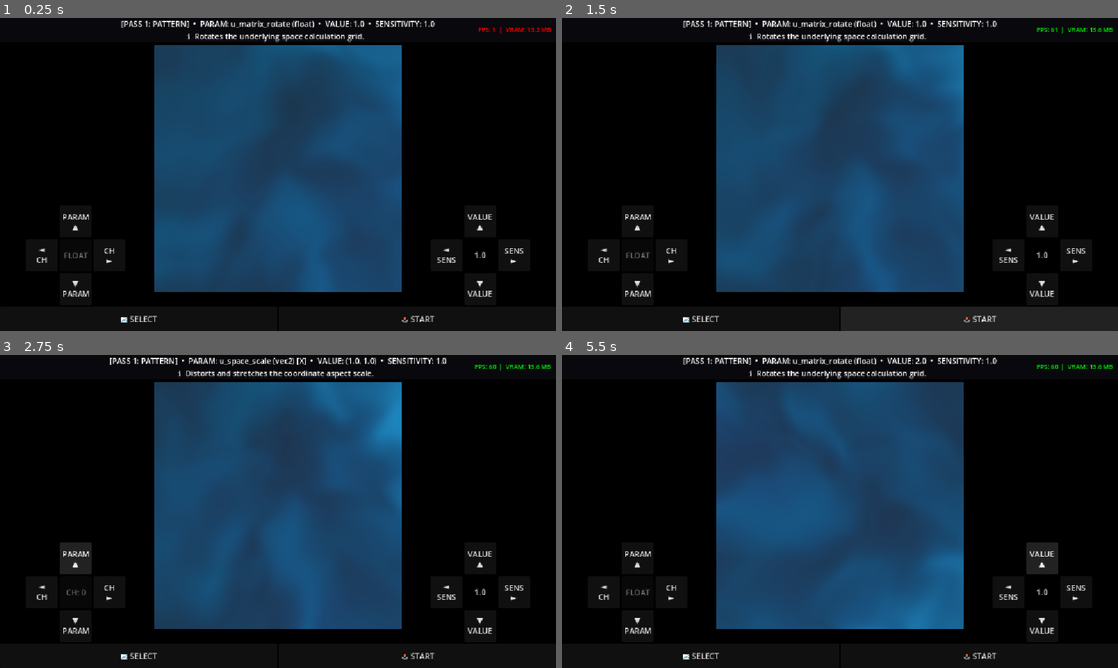
Above: before the commit, frames 1-4 (two rows, left to right).
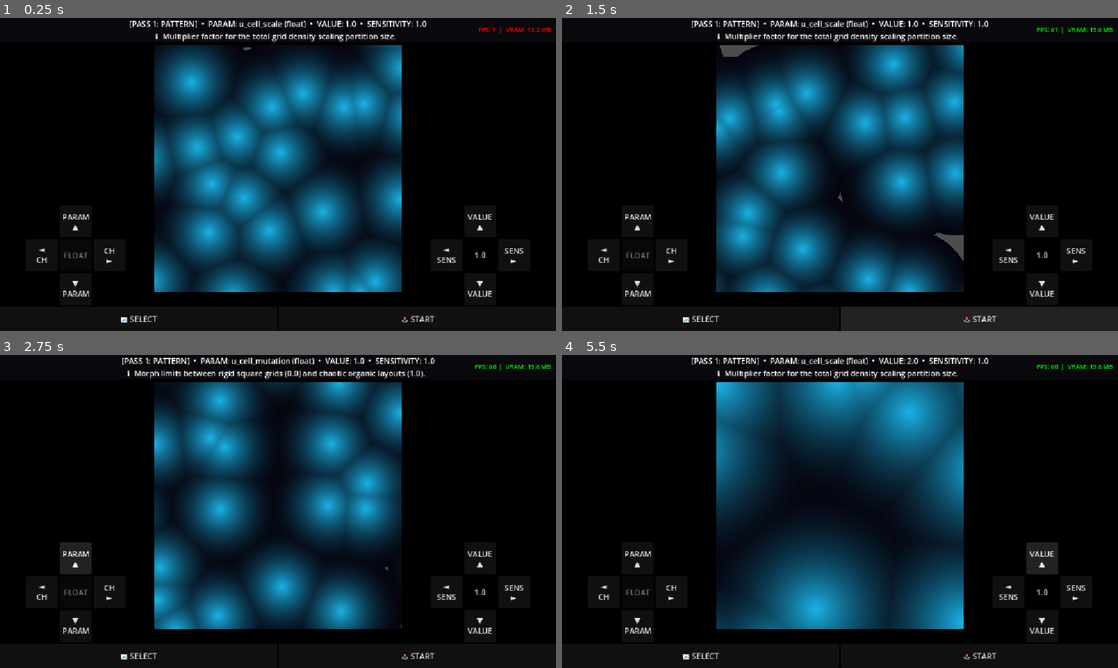
Above: after the commit, the same moments.

Repository: ocybin-solo/TATOOL
Game: Godot game, scene res://main.tscn
Same seed, same stepped clock (60 frames per second), same inputs: the game is played once before the commit and once after it.
Inputs:
- Up to frame 1 (0.25 s): no input
- Up to frame 2 (1.5 s): click "🕹️ START" at 0.5 s; click "🕹️ START" at 1.25 s
- Up to frame 3 (2.75 s): click "PARAM ▲" at 2 s
- Up to frame 4 (5.5 s): click "◄ CH" at 2.75 s; click "CH ►" at 3.5 s; click "▼ PARAM" at 4.25 s; click "VALUE ▲" at 5 s

The runs differ from the first frame. In frame 1, 26% of the frame differs, in the area x 21-79%, y 0-88%; in frame 2, 27%; in frame 3, 29%; in frame 4, 29%.

Commit message:
about try a big patch
working state but noticed some things - need color for viewport background, need way to switch through the pattern shaders in the menu, and we need a way to reset parameters to default - attempting this now..

Diff:
--- a/MainManager.gd
+++ b/MainManager.gd
@@ -581,73 +581,80 @@
 
 	control_panel.update_status_readout()
 
+
 func load_default_test_shaders() -> void:
 	# =========================================================================
-	# PASS 1: INIGO QUILEZ DOMAIN WARPING (GENERATIVE MATH)
+	# PASS 1: CELLULAR VORONOI MATRIX GENERATOR (GENERATIVE MATH)
 	# =========================================================================
 	var p1_src = """
 	shader_type canvas_item;
 	uniform float u_time;
 
-	// CAT: Matrix Adjustments
-	// DESC: Rotates the underlying space calculation grid.
-	uniform float u_matrix_rotate = 0.0;
-
-	// DESC: Distorts and stretches the coordinate aspect scale.
-	uniform vec2 u_space_scale = vec2(1.0, 1.0);
-
-	// CAT: Warping Calculations
-	// DESC: Dictates how hard the internal noise loops twist into each other.
-	uniform float u_warp_twist = 0.5;
-	uniform float u_warp_strength = 1.1;
-	uniform float u_noise_detail = 4.0;
-	uniform float u_noise_detail_limit = 5.0;
-	uniform float u_flow_speed = 0.4;
+	// CAT: Cellular Structure
+	// DESC: Multiplier factor for the total grid density scaling partition size.
+	uniform float u_cell_scale = 4.0;
+
+	// DESC: Morph limits between rigid square grids (0.0) and chaotic organic layouts (1.0).
+	uniform float u_cell_mutation = 1.0;
+
+	// CAT: Organic Fluidity
+	// DESC: Radial orbit tracking velocity multiplier for individual inner nuclei points.
+	uniform float u_nuclei_speed = 0.8;
+
+	// CAT: Edge Cosmetics
+	// DESC: Sharpness contrast filter applied to the border gradient fields.
+	uniform float u_border_sharpness = 2.0;
 
 	// CAT: Aesthetics & Tinting
-	// DESC: Sets primary tint vector values.
+	// DESC: Main coloring vector array layer target tint.
 	uniform vec4 u_pattern_color : source_color = vec4(0.1, 0.7, 0.9, 1.0);
 
-	float hash2d(vec2 p) { return fract(sin(dot(p, vec2(127.1, 311.7))) * 43758.5453123); }
-	float value_noise(vec2 p) {
-		vec2 i = floor(p); vec2 f = fract(p);
-		vec2 u = f * f * (3.0 - 2.0 * f);
-		return mix(mix(hash2d(i + vec2(0.0, 0.0)), hash2d(i + vec2(1.0, 0.0)), u.x),
-				   mix(hash2d(i + vec2(0.0, 1.0)), hash2d(i + vec2(1.0, 1.0)), u.x), u.y);
+	// Specialized 2D pseudorandom coordinate generator optimized for cell-space
+	vec2 random2(vec2 p) {
+		return fract(sin(vec2(dot(p, vec2(127.1, 311.7)),
+		                      dot(p, vec2(269.5, 183.3)))) * 43758.5453);
 	}
-	float fbm(vec2 p) {
-		float value = 0.0; float amplitude = 0.5; float frequency = 1.0;
-		for (int i = 0; i < 5; i++) {
-			if (float(i) >= u_noise_detail) break;
-			value += amplitude * value_noise(p * frequency);
-			frequency *= 2.0; amplitude *= 0.5;
+
+	void fragment() {
+		// Normalize coordinates based on the custom cell layout density uniform
+		vec2 st = UV * u_cell_scale;
+
+		// Split space into integer grid tiles and fractional local cell coordinates
+		vec2 i_st = floor(st);
+		vec2 f_st = fract(st);
+
+		float m_dist = 8.0; // Baseline minimum distance field boundary initialization
+
+		// Iterate through a strict, high-performance 3x3 surrounding cell matrix block
+		for (int y = -1; y <= 1; y++) {
+			for (int x = -1; x <= 1; x++) {
+				vec2 neighbor = vec2(float(x), float(y));
+
+				// Generate a unique pseudorandom core target position for this specific tile
+				vec2 point = random2(i_st + neighbor);
+
+				// Animate the feature cell points inside their localized boundaries cleanly
+				point = 0.5 + 0.5 * sin(u_time * u_nuclei_speed + 6.2831 * point);
+
+				// Apply the mutation clamp to blend between regular grids and pure chaos
+				point = mix(vec2(0.5, 0.5), point, u_cell_mutation);
+
+				// Calculate vector difference to the current fragment pixel position
+				vec2 diff = neighbor + point - f_st;
+				float dist = length(diff);
+
+				// Store the closest discovered distance field marker metric
+				m_dist = min(m_dist, dist);
+			}
 		}
-		return value;
-	}
-
-	mat2 rotate2d(float angle) {
-		return mat2(vec2(cos(angle), -sin(angle)),
-		            vec2(sin(angle), cos(angle)));
-	}
-
-	void fragment() {
-		vec2 st = (UV - 0.5) * u_space_scale;
-		st = rotate2d(u_matrix_rotate) * st;
-		st += 0.5;
-
-		float scaled_time = u_time * u_flow_speed;
-		mat2 twist_mat = rotate2d(u_warp_twist);
-
-		vec2 q = vec2(fbm(st + vec2(scaled_time * 0.2)),
-		              fbm(st + vec2(5.2, 1.3) + vec2(scaled_time * 0.15)));
-
-		vec2 r = vec2(fbm(st + u_warp_strength * (twist_mat * q) + vec2(1.7, 9.2) + vec2(scaled_time * 0.3)),
-		              fbm(st + u_warp_strength * (twist_mat * q) + vec2(8.3, 2.8) + vec2(scaled_time * 0.05)));
-
-		float final_field_math = fbm(st + u_warp_strength * r);
-
-		vec4 core_bg = mix(vec4(0.02, 0.02, 0.05, 1.0), vec4(0.12, 0.0, 0.22, 1.0), clamp(length(q), 0.0, 1.0));
-		COLOR = mix(core_bg, u_pattern_color, final_field_math) * (final_field_math * 1.5 + 0.3);
+
+		// Apply contrast sharpening calculations across the edge boundaries
+		float cell_vibrancy = 1.0 - m_dist;
+		cell_vibrancy = pow(cell_vibrancy, u_border_sharpness);
+
+		// Mix background color space with the custom matrix tint vector cleanly
+		vec4 core_bg = vec4(0.02, 0.02, 0.06, 1.0);
+		COLOR = mix(core_bg, u_pattern_color, cell_vibrancy);
 	}
 	"""
 
@@ -710,25 +717,23 @@
 	"""
 
 	# =========================================================================
-	# COMPILE & HYDRATE CORE INSTANCE OBJECTS FOR BOOT
+	# COMPILE & HYDRATE Core INSTANCE OBJECTS FOR BOOT
 	# =========================================================================
 	var s1 = Shader.new()
 	s1.code = p1_src
 
 	var s2 = Shader.new()
-	s2.code = pass2_library["None Selected"] # Defaults to Pass-Through
+	s2.code = pass2_library["None Selected"]
 
 	var s3 = Shader.new()
-	s3.code = pass3_library["None Selected"] # Defaults to Pass-Through
-
-	# Attach shaders to materials cleanly
+	s3.code = pass3_library["None Selected"]
+
 	pass1_material.shader = s1
 	pass2_material.shader = s2
 	pass3_material.shader = s3
 
-	# Secure pipeline buffer textures links
 	pass2_material.set_shader_parameter("u_pattern_texture", pass1_viewport.get_texture())
 	pass3_material.set_shader_parameter("u_warped_texture", pass2_viewport.get_texture())
 
-	# Ingest Pass 1 code variables directly into the Dynamic UI panel
+	# Hydrate dynamic UI controller text blocks
 	control_panel.load_shader_source(p1_src)
